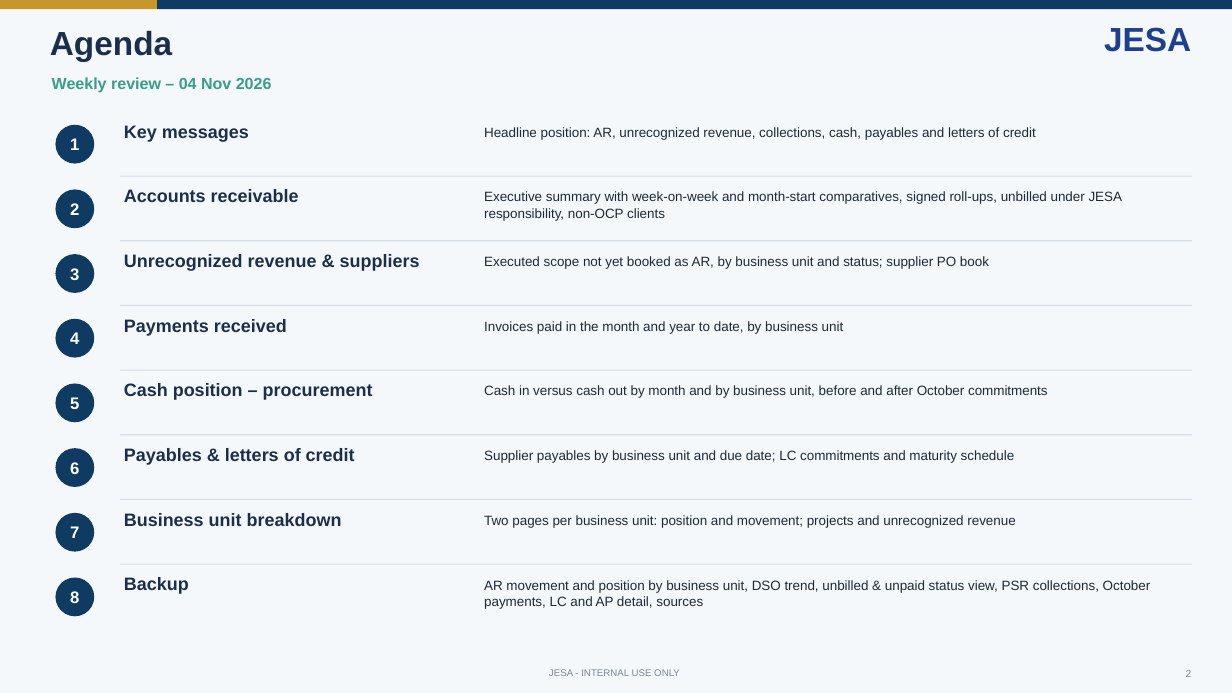
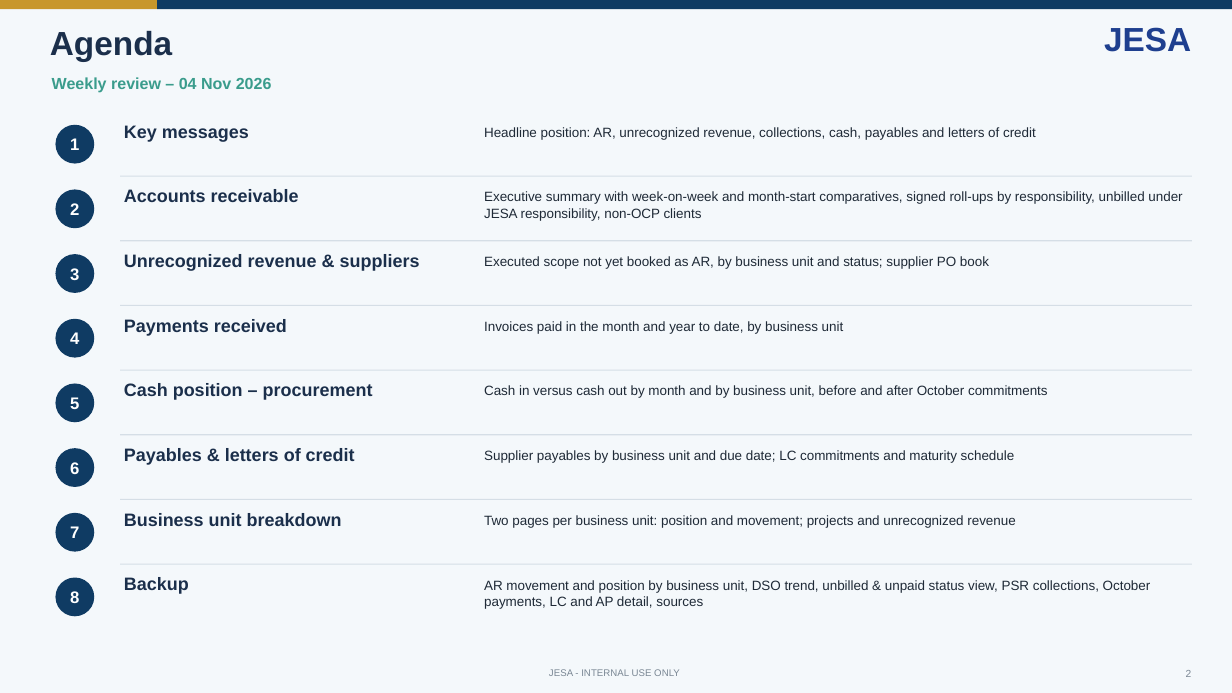
Before and after one commit to cherkaouihassan-art/Skills-Repo, a slide deck: slide 2 of weekly-ar-cash-deck/output/JESA_AR_Cash_Position_Nov_W1_2026-11-04_DRAFT.pptx. Drawn at 1232x693 pixels with LibreOffice and Linux fonts; fonts in the diff are those of the drawing. Boxes give left, top, right and bottom in pixels: in the first picture for what was removed or moved away, otherwise in the second. Text is boxed around its words. In the diff, an @@ line names an element or a change of style, - is before the commit and + after.

```diff
--- a/weekly-ar-cash-deck/output/JESA_AR_Cash_Position_Nov_W1_2026-11-04_DRAFT.pptx
+++ b/weekly-ar-cash-deck/output/JESA_AR_Cash_Position_Nov_W1_2026-11-04_DRAFT.pptx
@@ text at (x1=484, y1=191, x2=1182, y2=221): text changed @@
-Executive summary with week-on-week and month-start comparatives, signed roll-ups, unbilled under JESA responsibility, non-OCP clients
+Executive summary with week-on-week and month-start comparatives, signed roll-ups by responsibility, unbilled under JESA responsibility, non-OCP clients
```
Also in this commit, not shown: 2 other slides changed, 8 other files.
